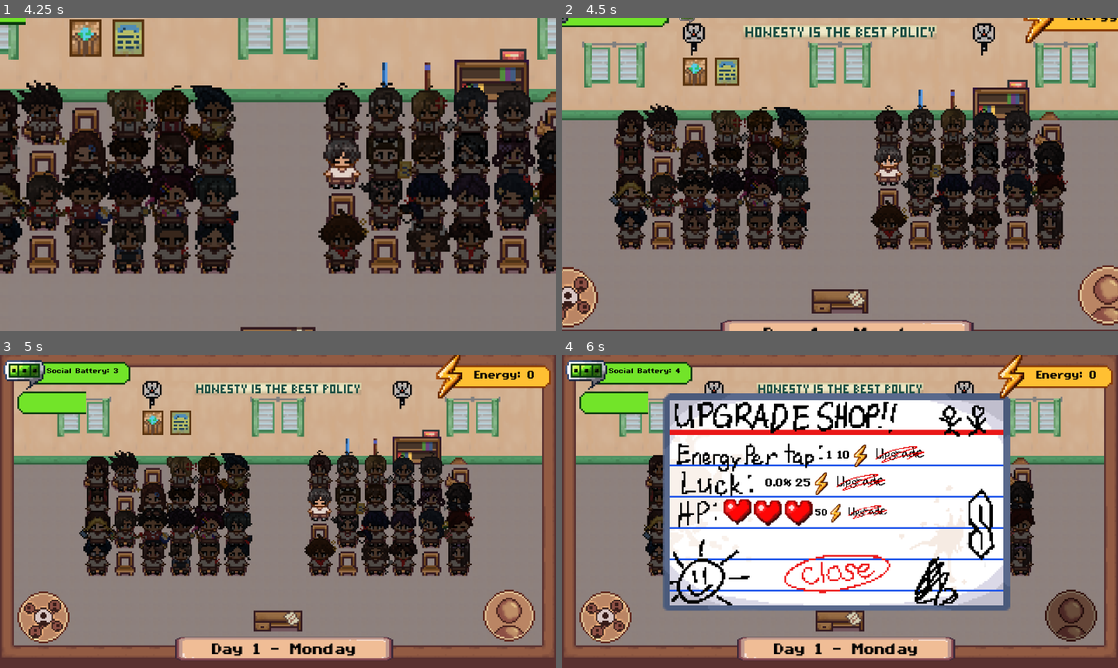
Above: before the commit, frames 1-4 (two rows, left to right).
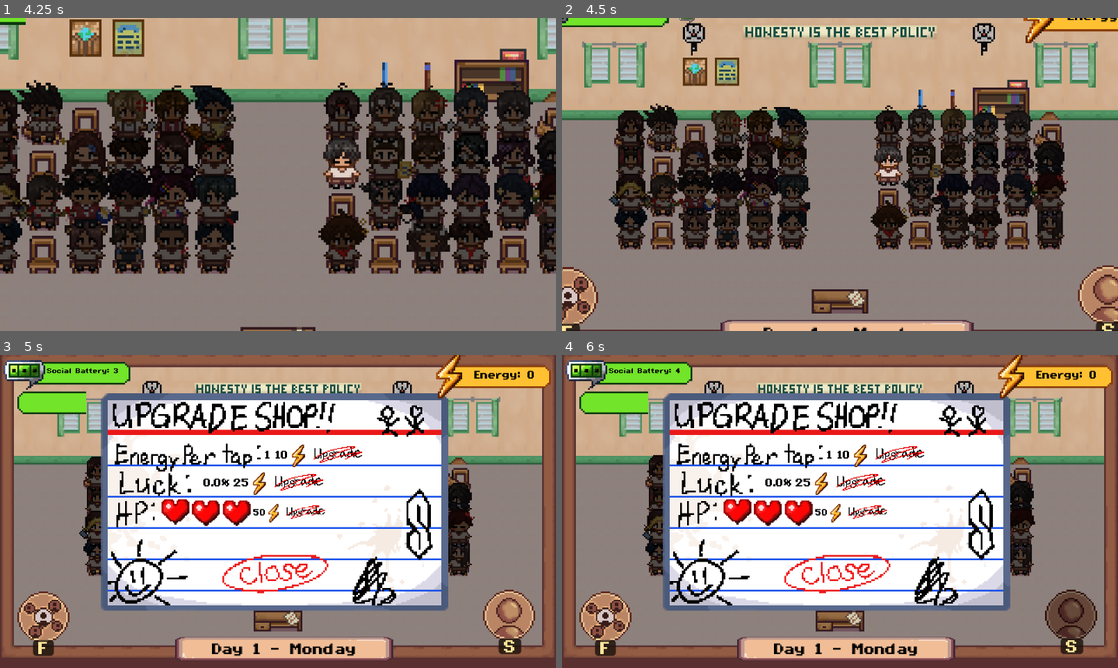
Above: after the commit, the same moments.

Repository: AzeOcram/checkpoint-gamejam
Game: Godot game, scene res://scenes/main_menu/main_menu.tscn
The game is run twice, just before and just after one commit, with the same random seed, the same clock (stepped at 60 frames per second) and the same inputs.
Inputs (mouse positions are in pixels of both pictures, inside the frame that each line leads up to):
- Up to frame 1 (4.25 s): click (417, 155) at 0.5 s; click "Boy" at 1.25 s; click (483, 224) at 2.02 s; click (483, 224) at 2.77 s; click (478, 221) at 3.52 s
- Up to frame 2 (4.5 s): tap Enter at 4.25 s; move the mouse to (962, 158) at 4.27 s; press the mouse at (962, 158) at 4.28 s
- Up to frame 3 (5 s): tap S (open_shop, bound only after the commit) at 4.52, 4.82 s; tap F (open_friends, bound only after the commit) at 4.55 s
- Up to frame 4 (6 s): release the mouse at (962, 495) at 5 s; click (606, 617) at 5 s; click (1073, 614) at 5.75 s

Frame 1 is identical in both runs. In frame 2, 0.2% of the frame differs, in the area x 0-100%, y 96-100%; in frame 3, 43%, in the area x 5-94%, y 12-97%; in frame 4, 0.4%.

Commit message:
feat(ui): re-apply S and F shortcuts, restore the key hint script resource in main.tscn

Diff:
--- a/project.godot
+++ b/project.godot
@@ -45,6 +45,16 @@
 "events": [Object(InputEventKey,"resource_local_to_scene":false,"resource_name":"","device":-1,"window_id":0,"alt_press …(195 unchanged characters)…
 ]
 }
+open_shop={
+"deadzone": 0.2,
+"events": [Object(InputEventKey,"resource_local_to_scene":false,"resource_name":"","device":-1,"window_id":0,"alt_pressed":false,"shift_pressed":false,"ctrl_pressed":false,"meta_pressed":false,"pressed":false,"keycode":0,"physical_keycode":83,"key_label":0,"unicode":0,"location":0,"echo":false,"script":null)
+]
+}
+open_friends={
+"deadzone": 0.2,
+"events": [Object(InputEventKey,"resource_local_to_scene":false,"resource_name":"","device":-1,"window_id":0,"alt_pressed":false,"shift_pressed":false,"ctrl_pressed":false,"meta_pressed":false,"pressed":false,"keycode":0,"physical_keycode":70,"key_label":0,"unicode":0,"location":0,"echo":false,"script":null)
+]
+}
 
 [physics]
 
--- a/scenes/main/main.tscn
+++ b/scenes/main/main.tscn
@@ -24,6 +24,7 @@
 [ext_resource type="Script" uid="uid://cbms81ymqljp6" path="res://scripts/qte/qte_queue_manager.gd" id="17_necax"]
 [ext_resource type="PackedScene" uid="uid://b8y10xrbjdsct" path="res://scenes/main/day_intro_cutscene.tscn" id="18_ou6is"]
 [ext_resource type="PackedScene" path="res://scenes/main/friend_warning.tscn" id="99_fwarn"]
+[ext_resource type="Script" path="res://scripts/main/key_hint.gd" id="98_khint"]
 
 [node name="Main" type="Control" unique_id=487311497]
 layout_mode = 3
@@ -79,6 +80,12 @@
 texture_hover = ExtResource("9_m4h2d")
 stretch_mode = 5
 
+[node name="KeyHint" type="Control" parent="UI"]
+layout_mode = 3
+anchors_preset = 0
+mouse_filter = 2
+script = ExtResource("98_khint")
+
 [node name="PauseMenu" parent="UI" unique_id=186705034 instance=ExtResource("6_raeie")]
 layout_mode = 0
 
--- /dev/null
+++ b/scripts/main/key_hint.gd
@@ -0,0 +1,53 @@
+extends Control
+class_name KeyHint
+
+
+# Fully visible for HOLD seconds after the day intro, then fades out over FADE seconds.
+const HOLD := 60.0
+const FADE := 4.0
+
+
+@onready var intro: DayIntroCutscene = $"../../DayIntroCutscene"
+
+var elapsed := 0.0
+
+
+func _ready() -> void:
+	_add_badge("F", $"../SocialCircleButton")
+	_add_badge("S", $"../CharacterButton")
+
+
+func _process(delta: float) -> void:
+	if not intro.is_playing():
+		advance(delta)
+
+
+func advance(delta: float) -> void:
+	elapsed += delta
+	modulate.a = 1.0 - clampf((elapsed - HOLD) / FADE, 0.0, 1.0)
+	visible = modulate.a > 0.0
+
+
+func _add_badge(key: String, button: Control) -> void:
+	var cap := PanelContainer.new()
+	var box := StyleBoxFlat.new()
+	var label := Label.new()
+
+	box.bg_color = Color(0.12, 0.08, 0.05, 0.85)
+	box.set_corner_radius_all(2)
+	box.content_margin_left = 3.0
+	box.content_margin_right = 3.0
+	box.content_margin_top = 0.0
+	box.content_margin_bottom = 0.0
+	cap.add_theme_stylebox_override(&"panel", box)
+	cap.mouse_filter = Control.MOUSE_FILTER_IGNORE
+
+	label.text = key
+	label.add_theme_font_size_override(&"font_size", 8)
+	label.add_theme_color_override(&"font_color", Color(1.0, 0.9, 0.6))
+	cap.add_child(label)
+	add_child(cap)
+
+	# Centred under the button, which is scaled down so its rect is size * scale.
+	var bottom_middle := button.position + Vector2(button.size.x * 0.5, button.size.y) * button.scale
+	cap.position = bottom_middle - Vector2(cap.get_combined_minimum_size().x * 0.5, 2.0)
--- a/scripts/main/pause_menu.gd
+++ b/scripts/main/pause_menu.gd
@@ -19,6 +19,10 @@
 		if event.keycode == KEY_ESCAPE and event.pressed and not event.is_echo():
 			if is_instance_valid(qte_queue_manager) and is_instance_valid(qte_queue_manager.active_qte):
 				get_viewport().set_input_as_handled()
+				return
+
+			# Esc closes an open friend list or shop first (handled by UI).
+			if not visible and get_parent().has_panel_open():
 				return
 
 			toggle_pause()
--- a/scripts/main/ui.gd
+++ b/scripts/main/ui.gd
@@ -3,6 +3,8 @@
 
 @onready var friends_panel: PanelContainer = $FriendsPanel
 @onready var character_panel: Control = $StatsShop
+@onready var qte_queue_manager: QTEQueueManager = $"../Systems/QTEQueueManager"
+@onready var intro: DayIntroCutscene = $"../DayIntroCutscene"
 
 
 func _ready() -> void:
@@ -31,3 +33,22 @@
 		friends_panel.hide()
 		character_panel.show()
 		SFX.play(&"menu_open")
+
+
+func _unhandled_input(event: InputEvent) -> void:
+	if is_instance_valid(qte_queue_manager.active_qte) or intro.is_playing():
+		return
+
+	if event.is_action_pressed(&"pause") and has_panel_open():
+		friends_panel.hide()
+		character_panel.hide()
+		SFX.play(&"menu_close")
+		get_viewport().set_input_as_handled()
+	elif event.is_action_pressed(&"open_shop"):
+		_on_character_button_pressed()
+	elif event.is_action_pressed(&"open_friends"):
+		_on_social_circle_button_pressed()
+
+
+func has_panel_open() -> bool:
+	return friends_panel.visible or character_panel.visible
--- /dev/null
+++ b/tests/test_shortcuts.gd
@@ -0,0 +1,85 @@
+extends SceneTree
+
+# Headless check for the S / F shortcuts and their fading hint. Run:
+#   /Applications/Godot.app/Contents/MacOS/Godot --headless --path . --script tests/test_shortcuts.gd
+
+var failures := 0
+
+
+func check(condition: bool, message: String) -> void:
+	if not condition:
+		failures += 1
+		printerr("FAIL: " + message)
+
+
+func press(key: Key) -> void:
+	for pressed in [true, false]:
+		var ev := InputEventKey.new()
+		ev.keycode = key
+		ev.physical_keycode = key
+		ev.pressed = pressed
+		root.push_input(ev)
+
+
+func _initialize() -> void:
+	var main = load("res://scenes/main/main.tscn").instantiate()
+	root.add_child(main)
+	await process_frame
+
+	var friends: Control = main.get_node("UI/FriendsPanel")
+	var shop: Control = main.get_node("UI/StatsShop")
+	var queue = main.get_node("Systems/QTEQueueManager")
+	var intro = main.get_node("DayIntroCutscene")
+	var hint = main.get_node("UI/KeyHint")
+
+	press(KEY_S)
+	press(KEY_F)
+	check(not shop.visible and not friends.visible, "shortcuts are ignored during the day intro")
+	await process_frame
+	check(hint.elapsed == 0.0, "hint does not start counting during the intro")
+
+	while is_instance_valid(intro) and intro.is_playing():
+		await process_frame
+
+	press(KEY_S)
+	check(shop.visible and not friends.visible, "S opens the shop")
+	press(KEY_S)
+	check(not shop.visible, "S again closes the shop")
+	press(KEY_F)
+	check(friends.visible and not shop.visible, "F opens the friend list")
+	press(KEY_S)
+	check(shop.visible and not friends.visible, "S while the friend list is open swaps to the shop")
+	press(KEY_F)
+	check(friends.visible and not shop.visible, "F while the shop is open swaps to the friend list")
+	press(KEY_F)
+	check(not friends.visible, "F again closes the friend list")
+
+	queue.active_qte = load("res://scripts/qte/base_qte.gd").new()
+	press(KEY_S)
+	press(KEY_F)
+	check(not shop.visible and not friends.visible, "shortcuts are ignored during a QTE")
+	queue.active_qte.free()
+	queue.active_qte = null
+
+	var pause_menu: Control = main.get_node("UI/PauseMenu")
+	for open_key in [KEY_S, KEY_F]:
+		press(open_key)
+		press(KEY_ESCAPE)
+		check(not shop.visible and not friends.visible, "Esc closes the open screen")
+		check(not pause_menu.visible and not paused, "Esc on an open screen does not pause the game")
+	press(KEY_ESCAPE)
+	check(pause_menu.visible and paused, "Esc with no screen open still pauses")
+	press(KEY_ESCAPE)
+	check(not pause_menu.visible and not paused, "Esc again resumes")
+
+	var badges: Array = hint.get_children()
+	check(badges.size() == 2 and badges.all(func(b): return b.visible), "hint shows an S and an F badge")
+	hint.elapsed = 0.0
+	hint.advance(58.0)
+	check(hint.modulate.a == 1.0, "hint is fully visible through the first minute")
+	hint.advance(3.0)
+	check(hint.modulate.a < 1.0 and hint.modulate.a > 0.0, "hint fades after one minute")
+	hint.advance(10.0)
+	check(not hint.visible, "hint is gone once the fade ends")
+
+	quit(1 if failures > 0 else 0)
Not shown, changed: plans/plan.md
